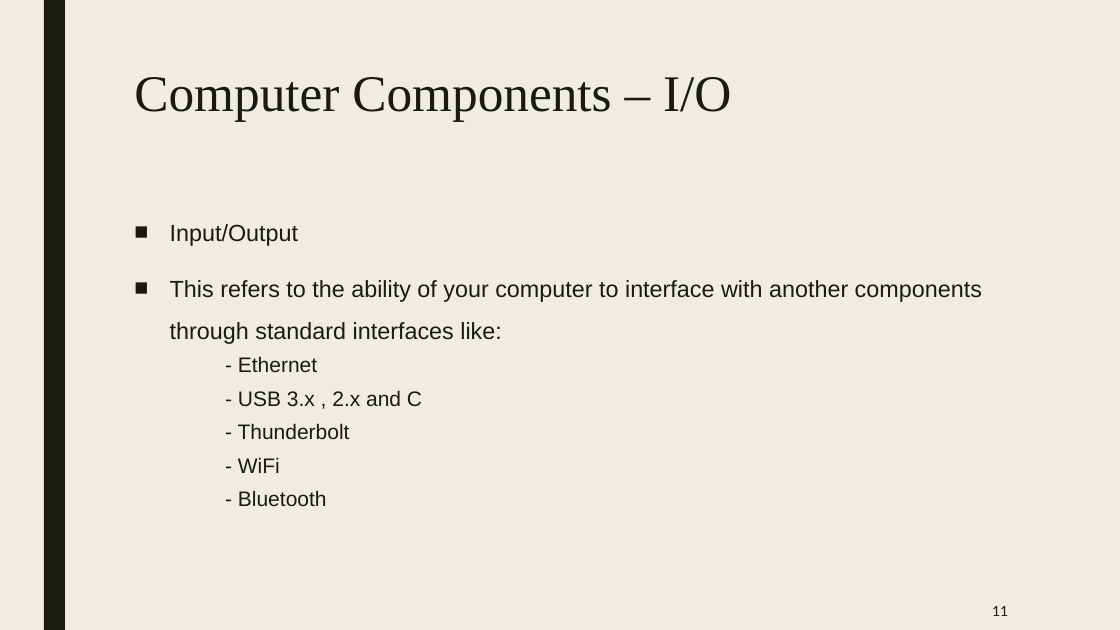
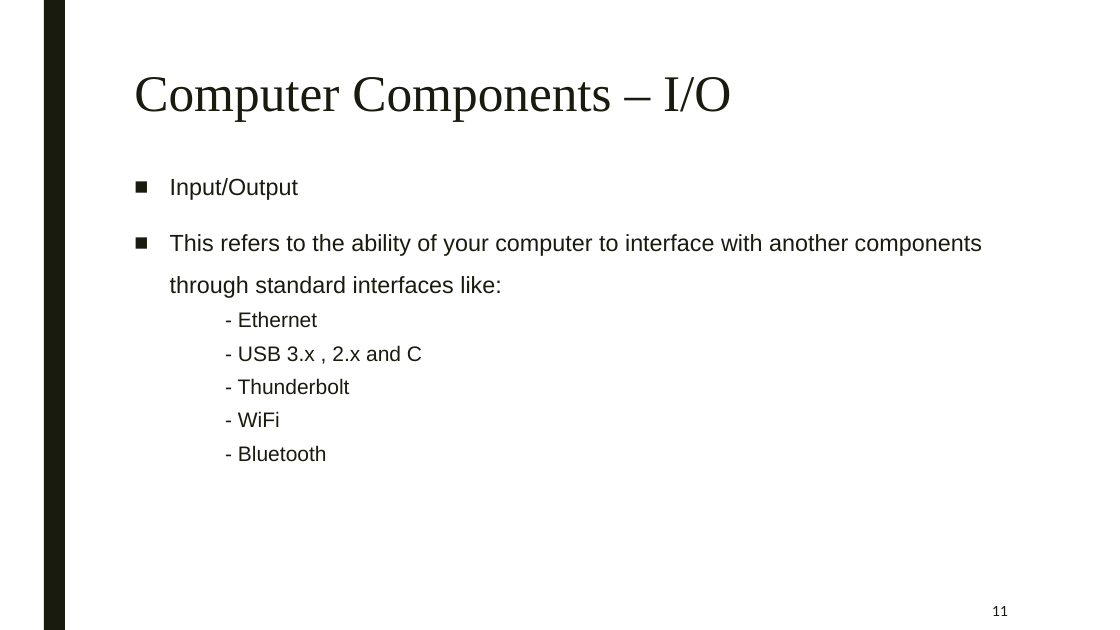
Before and after one commit to simeon9696/programmingworkshop, a slide deck: slide 11 of 3.) Introduction to computers/Introduction to computers.pptx. Drawn at 1120x630 pixels with LibreOffice and Linux fonts; fonts in the diff are those of the drawing. Boxes give left, top, right and bottom in pixels: in the first picture for what was removed or moved away, otherwise in the second. Text is boxed around its words. In the diff, an @@ line names an element or a change of style, - is before the commit and + after.

```diff
--- a/3.) Introduction to computers/Introduction to computers.pptx
+++ b/3.) Introduction to computers/Introduction to computers.pptx
@@ background #EFEDE3 to #FFFFFF @@
@@ text "Input/Output": place and size @@
-text "Input/Output" at (170,224,982,506)
+text "Input/Output" at (170,178,982,462)
```
Also in this commit, not shown: 12 other slides changed, 2 other files.
